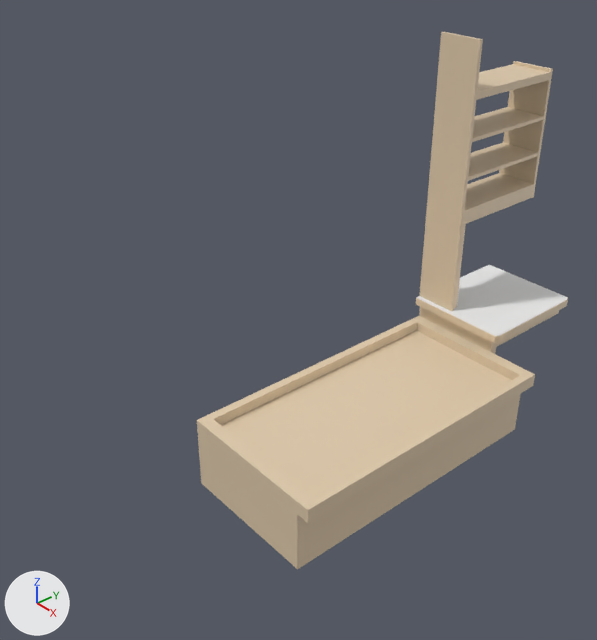
Two versions of the Blender file models/room-wooden-furniture.blend, one commit apart.
One viewpoint serves both versions: a 50 mm camera at (3.3, -4.08, 1.91) aimed at (0.12, -1.38, -0.48). Every picture has the same lights, and +X, +Y and +Z are marked at lower left.

The first picture shows 'Desk_Side', 'Desk_Side.001', 'Desk_Side.002', 'Desk_Side.003', 'Desk_Side.004', 'Desk_Side.005', 'Desk_Side.007', 'Desk_Side.009', 'bed'.
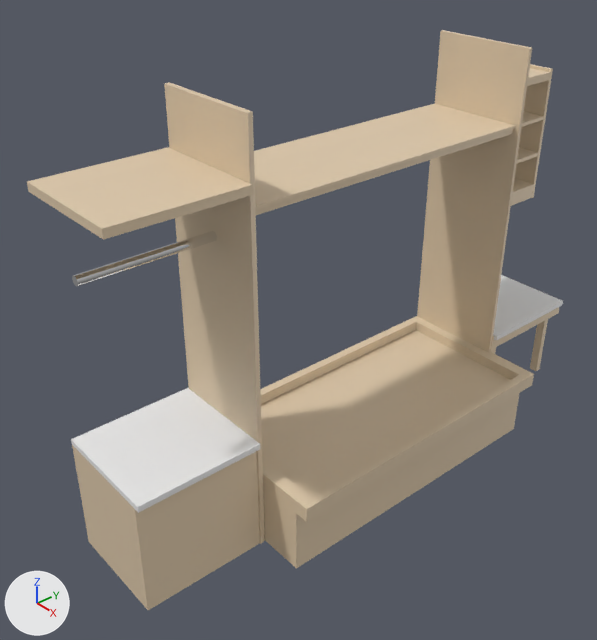
Commit message: Base geometry done for wooden furniture

Edits to the bpy script that builds the scene:
```text
Add mat_metal:
    mat_metal = bpy.data.materials.new('metal')
    mat_metal.use_nodes = True; mat_metal.node_tree.nodes.clear()
    _N = mat_metal.node_tree.nodes; _L = mat_metal.node_tree.links
    n0 = _N.new('ShaderNodeOutputMaterial'); n0.name = 'Material Output'
    n1 = _N.new('ShaderNodeBsdfAnisotropic'); n1.name = 'Glossy BSDF'
    n1.distribution = 'BECKMANN'
    n1.inputs[0].default_value = (0.862, 0.862, 0.862, 1.0)  # 'Color', white #efefef
    n1.inputs[1].default_value = 0.0658  # 'Roughness'
    _L.new(n1.outputs[0], n0.inputs[0])  # 'BSDF' to 'Surface'
Add me_cube_017:
    me_cube_017.from_pydata([(-0.296, -0.305, -0.395), (-0.296, -0.305, 0.305), (-0.305, 0.305, -0.395), (-0.305, 0.305, 0.305), (0.531, -0.305, -0.395), (0.531, -0.305, 0.305), (0.522, 0.305, -0.395), (0.522, 0.305, 0.305)], [], [(0, 1, 3, 2), (2, 3, 7, 6), (6, 7, 5, 4), (4, 5, 1, 0), (2, 6, 4, 0), (7, 3, 1, 5)])
    me_cube_017.materials.append(mat_furniture)  # beige #e2ccad
Add me_cube_015:
    me_cube_015.from_pydata([(-0.296, -0.305, -0.305), (-0.296, -0.305, 0.305), (-0.305, 0.305, -0.305), (-0.305, 0.305, 0.305), (0.531, -0.305, -0.305), (0.531, -0.305, 0.305), (0.522, 0.305, -0.305), (0.522, 0.305, 0.305)], [], [(0, 1, 3, 2), (2, 3, 7, 6), (6, 7, 5, 4), (4, 5, 1, 0), (2, 6, 4, 0), (7, 3, 1, 5)])
    me_cube_015.materials.append(mat_furniture)  # beige #e2ccad
Remove ob_desk_side:
    ob_desk_side = bpy.data.objects.new('Desk_Side', me_cube_001)
Remove ob_desk_side_007:
    ob_desk_side_007 = bpy.data.objects.new('Desk_Side.007', me_cube_008)
Remove ob_desk_side_009:
    ob_desk_side_009 = bpy.data.objects.new('Desk_Side.009', me_cube_011)
Change ob_bed:
    ob_bed.location: (0.534, -0.976, -1.269) -> (0.526, -0.976, -1.269)
Add ob_cube_006:
    ob_cube_006 = bpy.data.objects.new('Cube.006', me_cube_021)  # a box spanning x -0.305..0.378, y -0.315..0.305, z -0.305..0.003; in mat_furniture (beige #e2ccad)
    ob_cube_006.location = (0.145, -2.356, 0.608)
    ob_cube_006.scale = (1.0, 1.2, 0.152)
Add ob_cylinder:
    ob_cylinder = bpy.data.objects.new('Cylinder', me_cylinder)  # 64 vertices, 34 faces; spans x -0.025..0.025, y -0.025..0.025, z -0.305..0.305
    ob_cylinder.location = (0.196, -2.362, 0.251)
    ob_cylinder.rotation_euler = (1.571, 0.0, 0.0)  # degrees (90, 0, 0)
    ob_cylinder.scale = (1.0, 1.0, 1.22)
Add ob_cube_005:
    ob_cube_005 = bpy.data.objects.new('Cube.005', me_overbedshelf)  # 24 vertices, 22 faces; spans x -0.305..0.32, y -0.305..0.305, z -0.305..0.305; in mat_furniture (beige #e2ccad)
    ob_cube_005.location = (0.155, -0.988, 0.453)
    ob_cube_005.scale = (1.0, 3.19, 0.0874)
Add ob_dresser:
    ob_dresser = bpy.data.objects.new('Dresser', me_cube_019)  # a box spanning x -0.305..0.305, y -0.305..0.305, z -0.305..0.305; in mat_furniture (beige #e2ccad)
    ob_dresser.location = (0.167, -2.363, -1.221)
    ob_dresser.scale = (1.06, 1.22, 1.16)
Add ob_cube_004:
    ob_cube_004 = bpy.data.objects.new('Cube.004', me_cube_018)  # a box spanning x -0.305..0.378, y -0.315..0.305, z -0.305..0.003; in mat_desktop (white #eeeeee)
    ob_cube_004.location = (0.145, -2.357, -0.835)
    ob_cube_004.scale = (1.0, 1.2, 0.112)
Add ob_cube_003:
    ob_cube_003 = bpy.data.objects.new('Cube.003', me_cube_017)
    ob_cube_003.location = (0.081, -1.974, -0.165)
    ob_cube_003.scale = (0.792, 0.053, 3.56)
Add ob_cube_002:
    ob_cube_002 = bpy.data.objects.new('Cube.002', me_cube_016)  # a box spanning x -0.305..0.378, y -0.312..0.305, z -0.305..0.003; in mat_desktop (white #eeeeee)
    ob_cube_002.location = (0.145, 0.405, -0.953)
    ob_cube_002.scale = (1.0, 1.23, 0.112)
Add ob_cube_001:
    ob_cube_001 = bpy.data.objects.new('Cube.001', me_cube_015)
    ob_cube_001.location = (0.081, 0.001, -0.165)
    ob_cube_001.scale = (0.792, 0.053, 3.56)
Add ob_cube:
    ob_cube = bpy.data.objects.new('Cube', me_cube_014)  # a box spanning x -0.305..0.305, y -0.305..0.305, z -0.257..0.305; in mat_furniture (beige #e2ccad)
    ob_cube.location = (0.415, 0.735, -1.317)
    ob_cube.scale = (0.0959, 0.0668, 1.0)
```

What differs and where, as boxes (x1, y1, x2, y2) in the pictures (597 x 640 px):
'bed', moved: before (197, 316, 535, 569); after (260, 316, 534, 569)
'Cube.001', added (beige): after (417, 30, 532, 353)
'Cube.003', added (beige): after (164, 82, 265, 544)
'Dresser', added: after (72, 445, 260, 610)
'Cube.005', added (beige): after (254, 103, 516, 215)
'Cube.004', added: after (71, 388, 260, 513)
'Cube.006', added (beige): after (27, 147, 253, 240)
'Desk_Side', deleted (beige): before (419, 32, 483, 311)
'Desk_Side.009', deleted: before (416, 265, 568, 336)
'Cube.002', added: after (493, 275, 563, 340)
'Cylinder', added: after (72, 231, 217, 286)
'Desk_Side.007', deleted (beige): before (416, 298, 568, 343)
'Cube', added: after (530, 319, 548, 371)
'Desk_Side.003', unchanged, covered by the edit: before (463, 173, 533, 225); after (511, 178, 533, 206)
